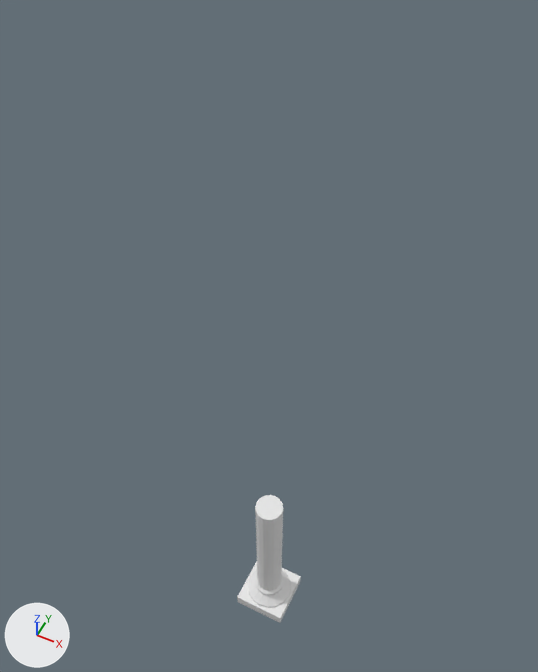
The Blender file 3D_Stuff/Models/PILLAR.blend, before and after one commit.
The view is the same before and after, from a 50 mm lens placed at (11.7, -23.5, 62.1), pointed at (-1.9, 3.8, 28.0). The lights are fixed; the arrows at lower left show +X, +Y and +Z.
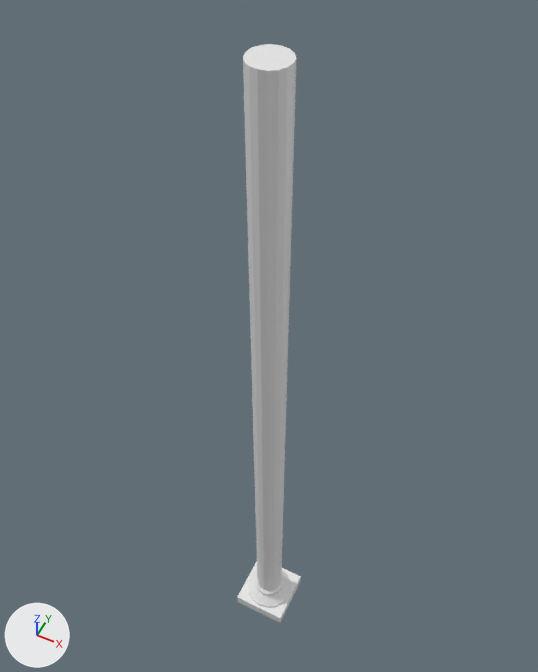
Commit message: Pillar fix

Where the newer file only moved an object's origin or applied its transform, the numbers keep the older frame.

Pixel boxes [x1, y1, x2, y2] of what changed, in the pictures (538 x 672 px; the box of a moved part takes in the faces that stretch with it):
'Cylinder', reshaped (350% taller): before [237, 495, 301, 623]; after [237, 44, 301, 623]
part 1 of me_cylinder, moved or reshaped: before [255, 495, 283, 523]; after [243, 44, 296, 523]

The change, as a list of edits to the scene's bpy script:
```text
Change me_cylinder:
    where me_cylinder.from_pydata(...)  # 121 vertices, 118 faces; spans x -2.0..2.0, y -2.0..2.0, z -8.5..6.0
    used by ob_cylinder; location = (0.0, 0.0, 8.5)
    me_cylinder part 1: all 17 vertices in x -1.0..1.0, y -1.0..1.0, z 6.0 are moved by (0.0, 0.0, 33.8)
```
